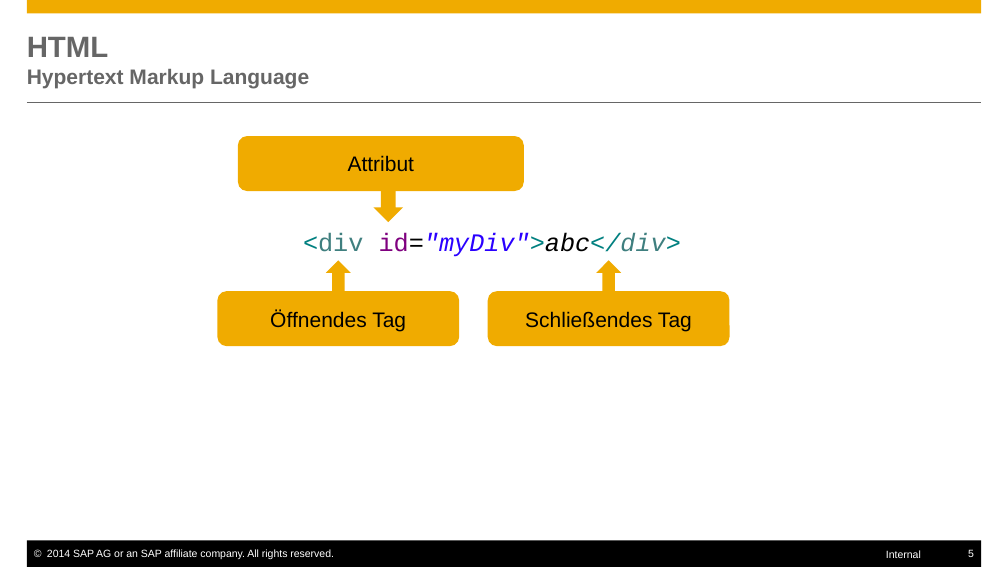
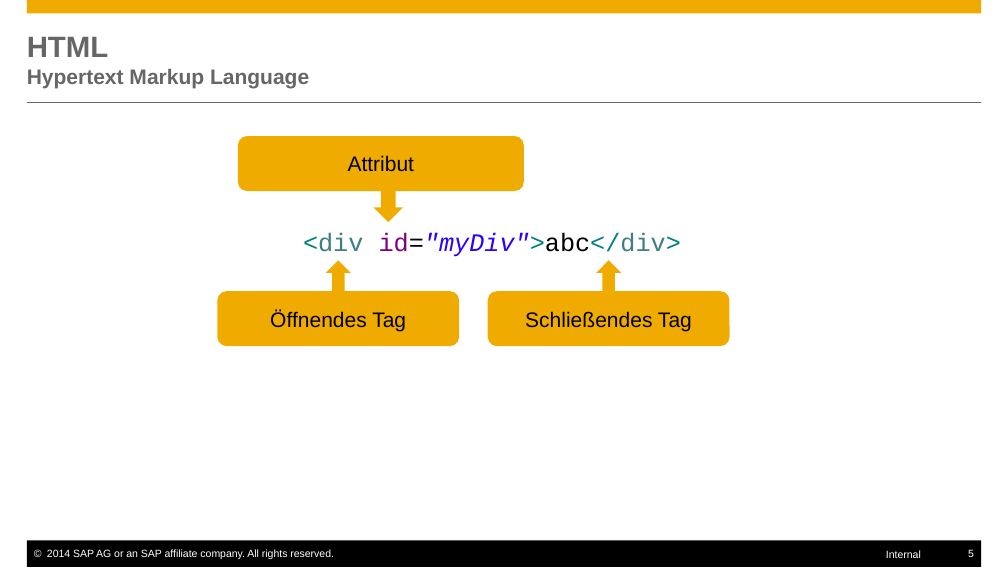
Before and after one commit to ofrendo/JSCrossCourse, a slide deck: slide 5 of JSCrosscourse.pptx. Drawn at 1008x567 pixels with LibreOffice and Linux fonts; fonts in the diff are those of the drawing. Boxes give left, top, right and bottom in pixels: in the first picture for what was removed or moved away, otherwise in the second. Text is boxed around its words. In the diff, an @@ line names an element or a change of style, - is before the commit and + after.

```diff
--- a/JSCrosscourse.pptx
+++ b/JSCrosscourse.pptx
@@ text "<div id="myDiv">abc</div>" at (x1=303, y1=232, x2=681, y2=257): italic off in "id="myDiv">abc</div>" @@
```
Also in this commit, not shown: 6 other slides changed, 18 slides added, 1 other file.
